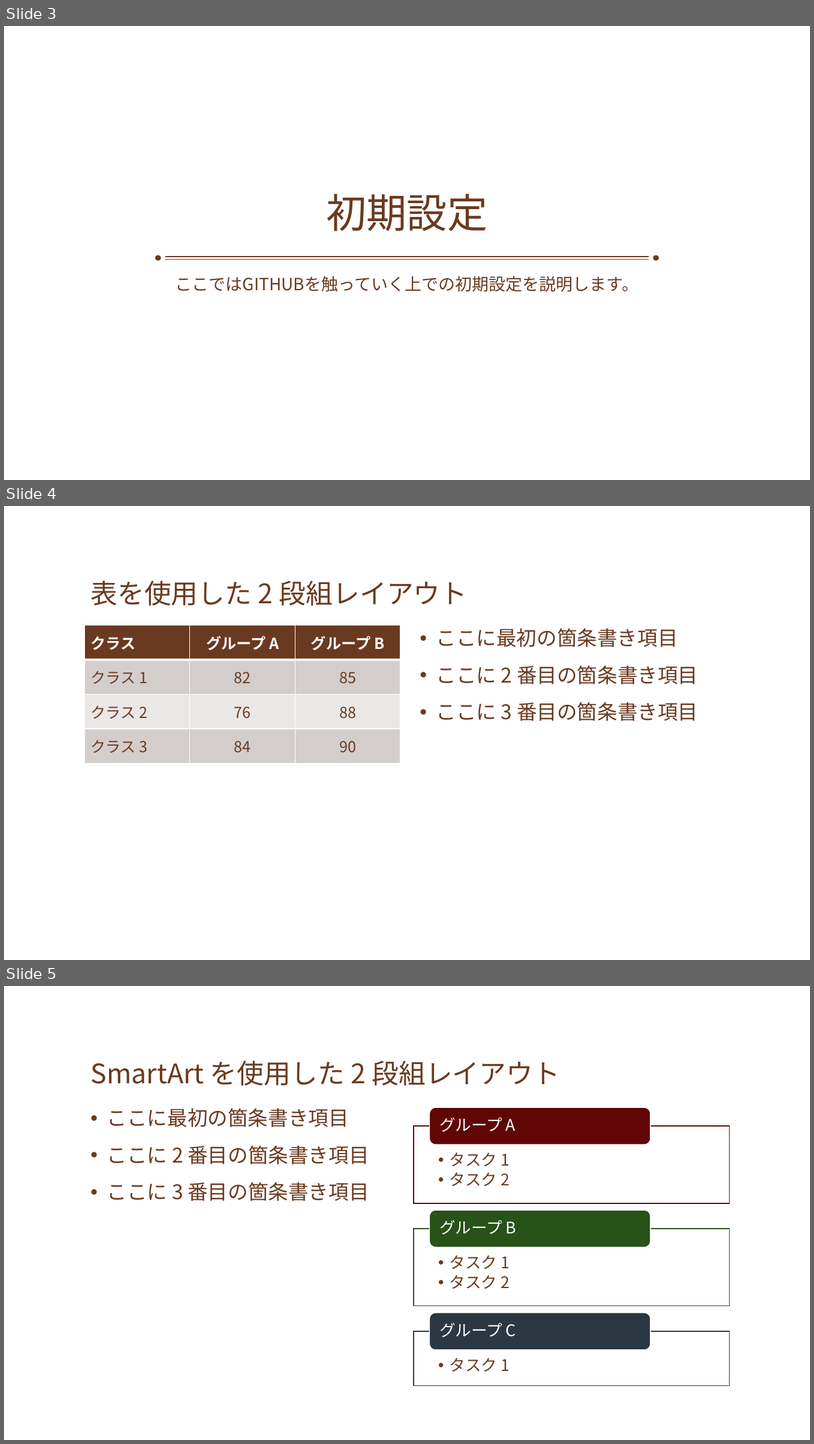
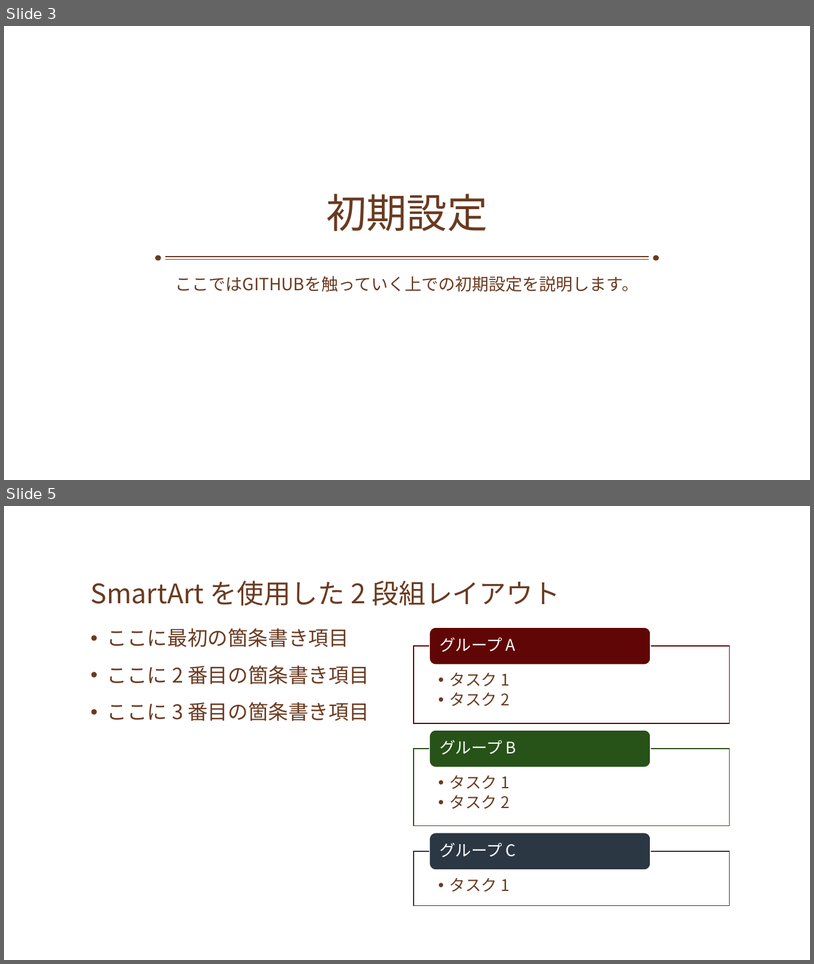
Before and after one commit to wakaba-c/SchoolFestival, a slide deck: GitHubのルールブック.pptx. Shown one above the other, each under a label of ours: slides 3, 4 and 5 before the commit, slides 3 and 5 after it; the slides between them are not shown. The pictures are 814x1444 and 814x964 pixels, drawn with LibreOffice and Linux fonts; fonts in the diff are those of the drawing; background and template pictures are left out. Boxes give left, top, right and bottom in pixels: in the first picture for what was removed or moved away, otherwise in the second. Text is boxed around its words. In the diff, an @@ line names an element or a change of style, - is before the commit and + after.

Commit message:
ルールブックに初期設定を追加

```diff
--- a/GitHubのルールブック.pptx
+++ b/GitHubのルールブック.pptx
@@ slide 4 removed at bbox=[4, 506, 810, 960], background picture (left out) @@
@@ title removed at bbox=[90, 580, 468, 606] @@
-表を使用した 2 段組レイアウト
@@ table removed at bbox=[84, 625, 400, 763], 4 rows, 3 columns @@
-クラス | グループ A | グループ B
-クラス 1 | 82 | 85
-クラス 2 | 76 | 88
-クラス 3 | 84 | 90
@@ text removed at bbox=[437, 628, 698, 721] @@
-• ここに最初の箇条書き項目
-• ここに 2 番目の箇条書き項目
-• ここに 3 番目の箇条書き項目
```
Also in this commit, not shown: 1 slide added.
